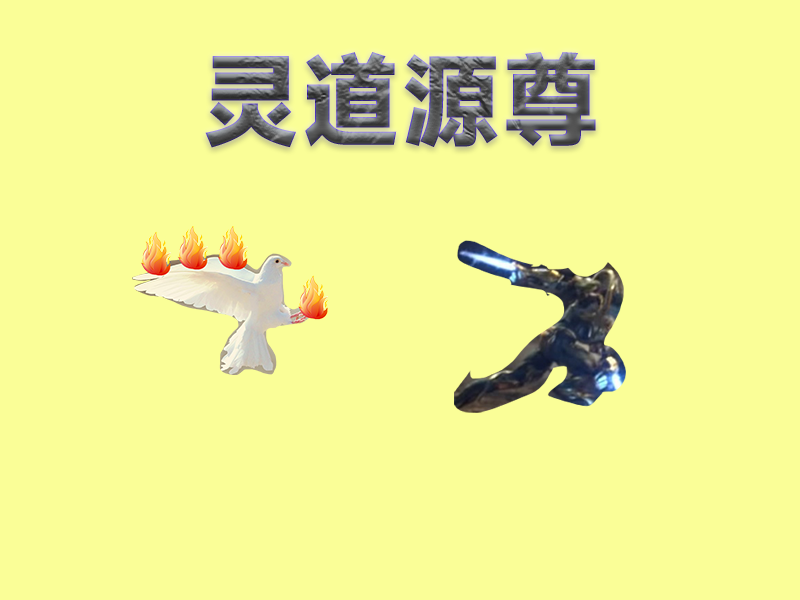
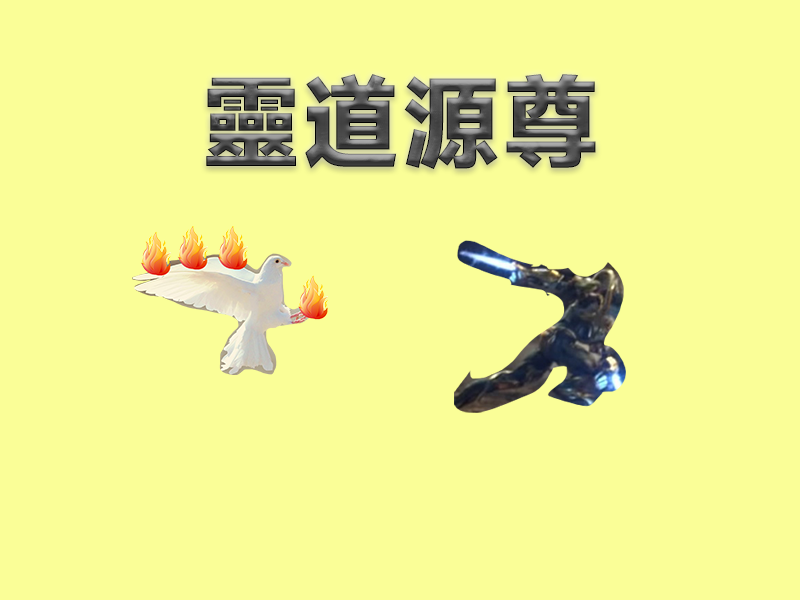
Comparing the layer stacks of the two 800×600 images. Changes:
removed layer "灵道源尊" over <box>205,52,596,148</box>
added layer "靈道源尊" above "图层 1" over <box>206,74,596,169</box>
